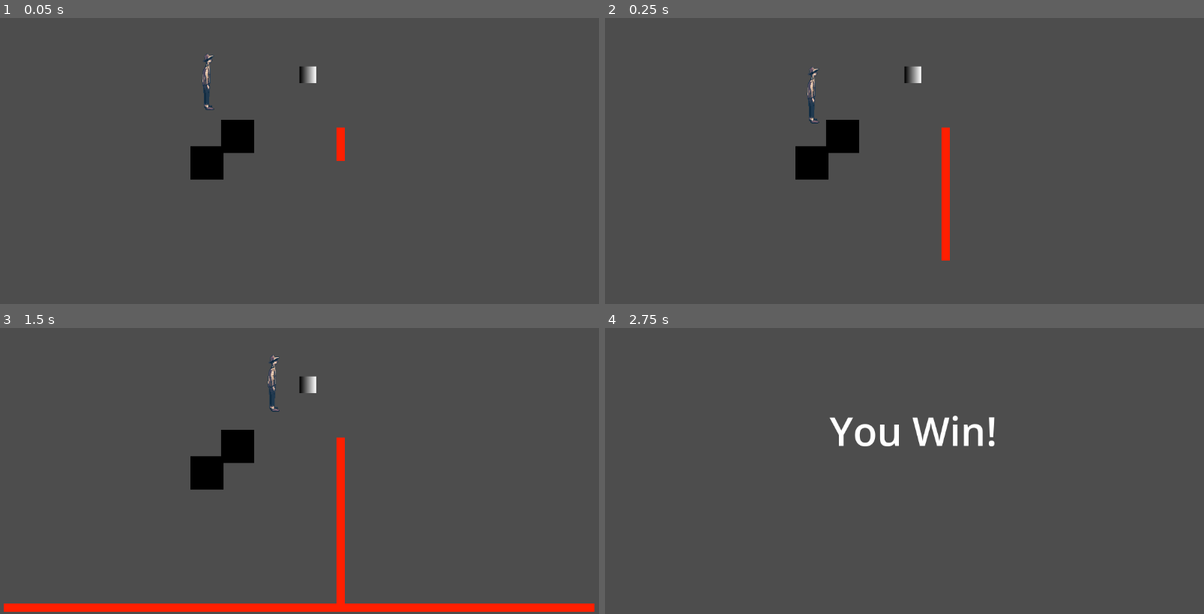
Above: before the commit, frames 1-4 (two rows, left to right).
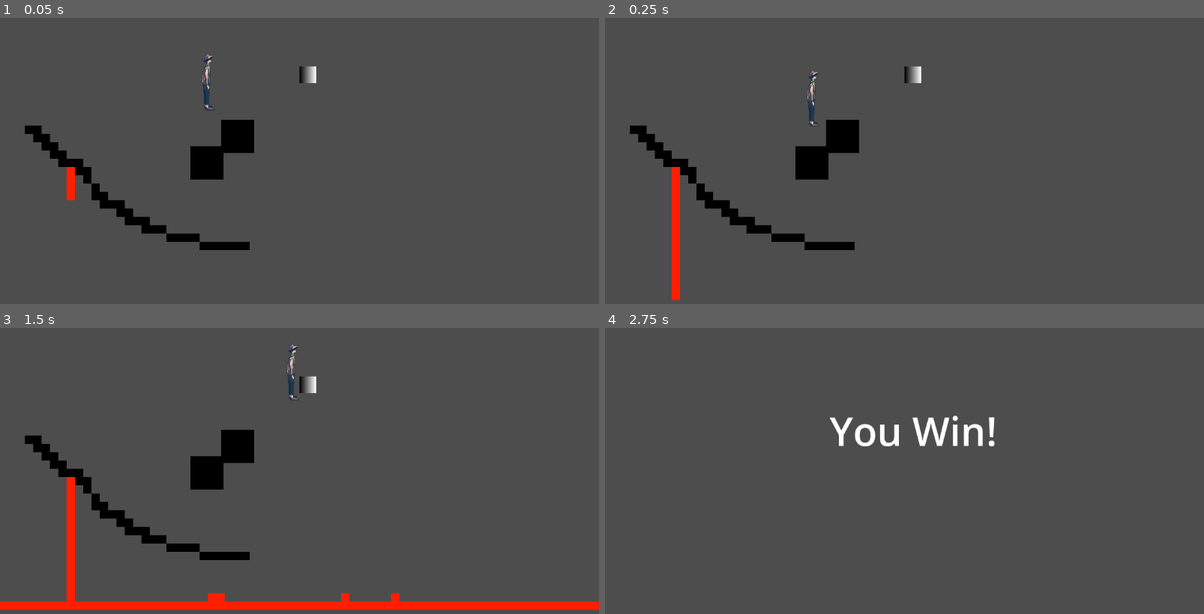
Above: after the commit, the same moments.

Repository: hellomynameisren/ludumdare
Game: Godot game, scene res://liquid/test_level.tscn
Same seed, same stepped clock (60 frames per second), same inputs: the game is played once before the commit and once after it. The project has no main scene, so this scene is started directly.
Inputs:
- Up to frame 1 (0.05 s): no input
- Up to frame 2 (0.25 s): no input
- Up to frame 3 (1.5 s): hold Right (ui_right) from 0.53 s (still down); tap Up (ui_up) at 0.77 s
- Up to frame 4 (2.75 s): tap Up (ui_up) at 1.52 s; tap Enter at 2 s; release Right (ui_right) at 2.03 s; hold Left (ui_left) from 2.03 s (still down)

The runs differ from the first frame. In frame 1, 1.9% of the frame differs, in the area x 4-58%, y 12-82%; in frame 2, 3.0%; in frame 3, 5.1%, in the area x 0-100%, y 5-100%; in frame 4, nothing differs.
Error in both runs: Cannot call method 'change_scene_to_file' on a null value. (res://liquid/player.gd:43)

Commit message:
tileset

Diff:
--- a/liquid/lava_spawner.gd
+++ b/liquid/lava_spawner.gd
@@ -18,7 +18,6 @@
 var spawn_max = Vector2(1280, 720)
 
 func _ready():
-	print("lava spawner ready")
 	world = get_parent()
 	set_process(true)
 
--- a/liquid/player.gd
+++ b/liquid/player.gd
@@ -1,8 +1,8 @@
 extends CharacterBody2D
 
-var speed = 200
-var jump_speed = -400
-var gravity = 800
+var speed = 250
+var jump_speed = -500
+var gravity = 1000
 
 
 func get_input():
--- a/liquid/test_level.tscn
+++ b/liquid/test_level.tscn
@@ -1,10 +1,22 @@
-[gd_scene load_steps=6 format=3 uid="uid://d2d8akbfs1y3e"]
+[gd_scene load_steps=9 format=3 uid="uid://d2d8akbfs1y3e"]
 
 [ext_resource type="PackedScene" uid="uid://wrwp604x2ow3" path="res://liquid/level.tscn" id="1_yxwh2"]
 [ext_resource type="PackedScene" uid="uid://bgyexa7lvrxca" path="res://liquid/player.tscn" id="2_w7ouu"]
 [ext_resource type="PackedScene" uid="uid://d172v5bthdwl7" path="res://liquid/wall_block.tscn" id="3_hiv87"]
 [ext_resource type="PackedScene" uid="uid://bokkqyrjki4o" path="res://liquid/goal.tscn" id="4_7m57f"]
 [ext_resource type="PackedScene" uid="uid://dsnju0gh5v4m2" path="res://liquid/lava_block.tscn" id="4_tn2ys"]
+[ext_resource type="Texture2D" uid="uid://6pybjbei8h16" path="res://assets/black_16_16.png" id="6_picq3"]
+
+[sub_resource type="TileSetAtlasSource" id="TileSetAtlasSource_ompcd"]
+texture = ExtResource("6_picq3")
+0:0/0 = 0
+0:0/0/physics_layer_0/linear_velocity = Vector2(0, 0)
+0:0/0/physics_layer_0/angular_velocity = 0.0
+0:0/0/physics_layer_0/polygon_0/points = PackedVector2Array(-8, -8, 8, -8, 8, 8, -8, 8)
+
+[sub_resource type="TileSet" id="TileSet_hgwpv"]
+physics_layer_0/collision_layer = 1
+sources/0 = SubResource("TileSetAtlasSource_ompcd")
 
 [node name="Level" instance=ExtResource("1_yxwh2")]
 
@@ -12,7 +24,7 @@
 position = Vector2(400, 218)
 
 [node name="LavaBlock" parent="." index="3" instance=ExtResource("4_tn2ys")]
-position = Vector2(655, 316)
+position = Vector2(136, 392)
 
 [node name="Goal" parent="." index="4" instance=ExtResource("4_7m57f")]
 position = Vector2(592, 206)
@@ -24,3 +36,8 @@
 
 [node name="WallBlock2" parent="Walls" index="1" instance=ExtResource("3_hiv87")]
 position = Vector2(457, 325)
+
+[node name="TileMap" type="TileMap" parent="." index="6"]
+tile_set = SubResource("TileSet_hgwpv")
+format = 2
+layer_0/tile_data = PackedInt32Array(1245187, 0, 0, 1245188, 0, 0, 1310724, 0, 0, 1310725, 0, 0, 1376261, 0, 0, 1376262, 0, 0, 1441798, 0, 0, 1441799, 0, 0, 1507335, 0, 0, 1507336, 0, 0, 1507337, 0, 0, 1572873, 0, 0, 1572874, 0, 0, 1638410, 0, 0, 1703947, 0, 0, 1769483, 0, 0, 1769484, 0, 0, 1835020, 0, 0, 1835021, 0, 0, 1835022, 0, 0, 1900558, 0, 0, 1900559, 0, 0, 1966095, 0, 0, 1966096, 0, 0, 1966097, 0, 0, 2031633, 0, 0, 2031634, 0, 0, 2031635, 0, 0, 2097172, 0, 0, 2097173, 0, 0, 2097174, 0, 0, 2097175, 0, 0, 2162712, 0, 0, 2162713, 0, 0, 2162714, 0, 0, 2162715, 0, 0, 2162716, 0, 0, 2162717, 0, 0)
Binary file added: assets/black_16_16.png
Not shown, added: assets/black_16_16.png.import
